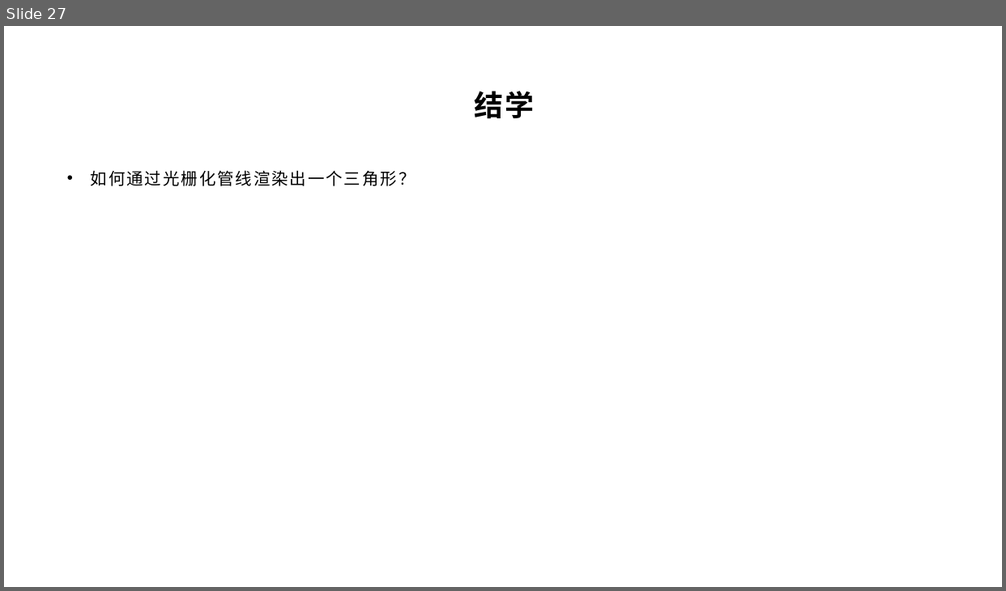
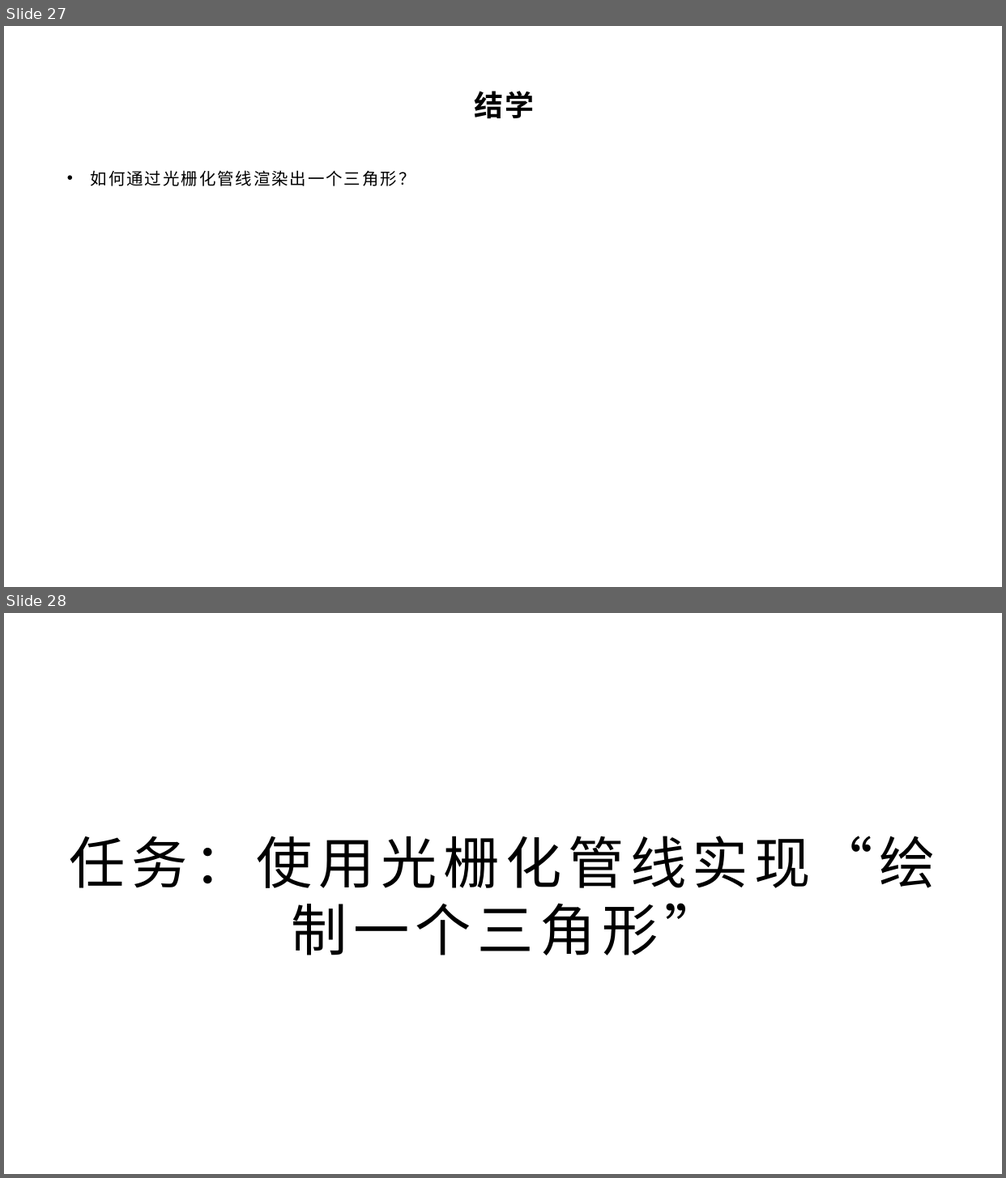
Before and after one commit to yyc-git/PotorealisticRenderEdu-3, a slide deck: lessons/2_triangle/ppt/第二节课.pptx. Shown one above the other, each under a label of ours: slide 27 before the commit, slides 27 and 28 after it. The pictures are 1006x591 and 1006x1178 pixels, drawn with LibreOffice and Linux fonts; fonts in the diff are those of the drawing; background and template pictures are left out. Boxes give left, top, right and bottom in pixels: in the first picture for what was removed or moved away, otherwise in the second. Text is boxed around its words. In the diff, an @@ line names an element or a change of style, - is before the commit and + after.

```diff
--- a/lessons/2_triangle/ppt/第二节课.pptx
+++ b/lessons/2_triangle/ppt/第二节课.pptx
@@ slide 28 added at bbox=[4, 613, 1002, 1174], background picture (left out) @@
@@ title added at bbox=[70, 836, 936, 956], 54 pt, text #000000 @@
+任务：使用光栅化管线实现“绘制一个三角形”
```
Also in this commit, not shown: 7 slides changed, 3 other slides added, 1 slide removed, 4 other files.
